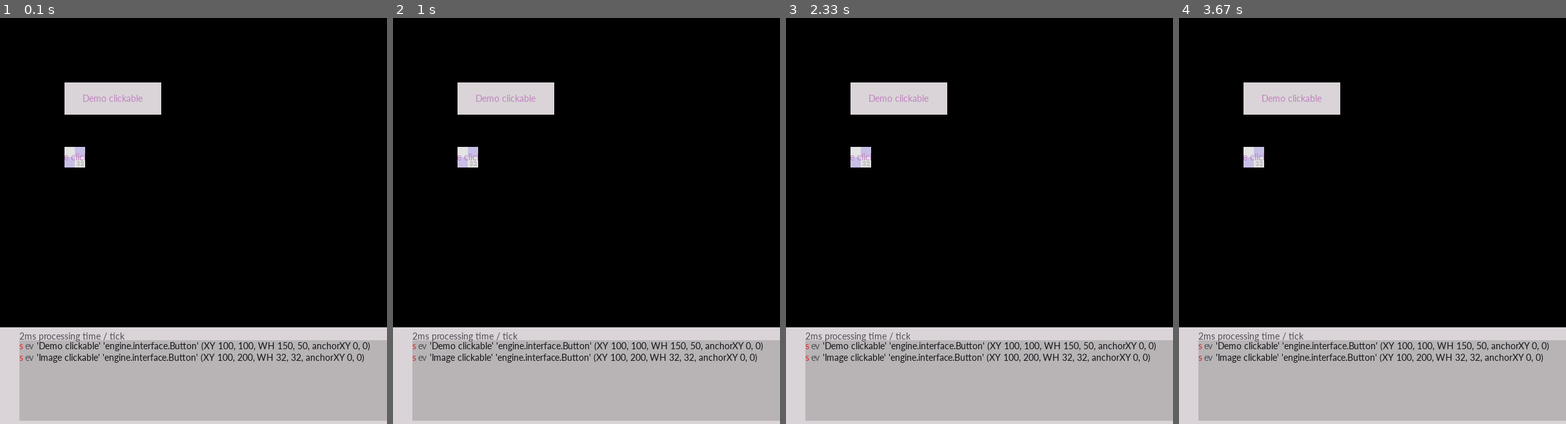
Above: before the commit, frames 1-4 (left to right).
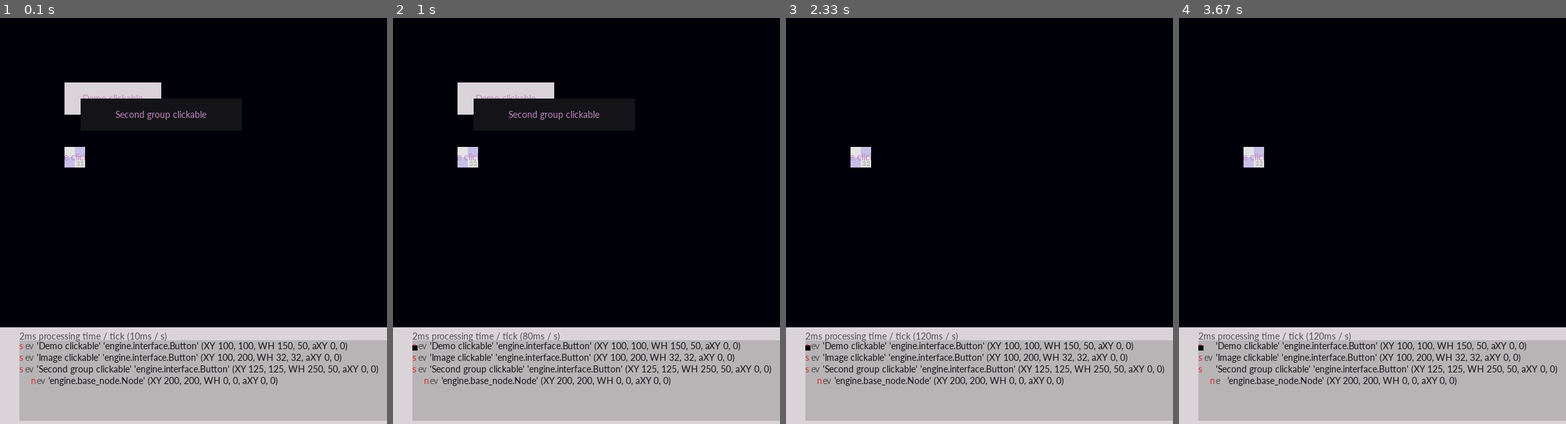
Above: after the commit, the same moments.

Repository: ageneric/pygame-engine-indev
Game: pygame game, started from main.py
Same seed, same stepped clock (60 frames per second), same inputs: the game is played once before the commit and once after it.
Inputs (mouse positions are in pixels of both pictures, inside the frame that each line leads up to):
- Up to frame 1 (0.1 s): no input
- Up to frame 2 (1 s): hold Shift 0.33-0.8 s; hold Tab from 0.83 s (still down)
- Up to frame 3 (2.33 s): release Tab at 1.3 s; click (898, 99) at 1.38 s; press the mouse at (948, 115) at 1.7 s; move the mouse to (952, 176) at 1.8 s; release the mouse at (956, 241) at 1.93 s; click (859, 156) at 2.05 s
- Up to frame 4 (3.67 s): hold Tab 2.33-2.8 s; press the mouse at (1252, 156) at 2.87 s; move the mouse to (1360, 172) at 2.97 s; release the mouse at (1469, 184) at 3.1 s; hold Tab 3.17-3.63 s

The runs differ from the first frame. In frame 1, 2.3% of the frame differs, in the area x 5-98%, y 19-91%; in frame 2, 2.3%; in frame 3, 3.3%, in the area x 5-98%, y 15-91%; in frame 4, 3.3%.

Commit message:
Update order and further button demos The update() method is now only called if the object is enabled, so the check does not need to be done in the function. Added further cases to the testing scene. Added a temporary method to stop rendering the tree tab, as it is currently inefficient.

Diff:
--- a/engine/base_node.py
+++ b/engine/base_node.py
@@ -7,14 +7,14 @@
     bottom = right = 1
 
 class NodeLocalProperties:
-    def __init__(self, parent, x, y, width=0, height=0, anchor_x=0, anchor_y=0, rotation=0, enabled=True, visible=True):
+    def __init__(self, parent, x, y, width=0, height=0, anchor_x=0, anchor_y=0, rotation=0, enabled=True, visible=1):
         self.parent = parent
         self.enabled = enabled
         self.visible = visible
         self.transform = Transform(x, y, width, height, anchor_x, anchor_y, rotation)
 
     @classmethod
-    def from_rect(cls, parent, rect, anchor_x=0, anchor_y=0, rotation=0, enabled=True, visible=True):
+    def from_rect(cls, parent, rect, anchor_x=0, anchor_y=0, rotation=0, enabled=True, visible=1):
         return cls(parent, rect.x, rect.y, rect.width, rect.height, anchor_x, anchor_y, rotation, enabled, visible)
 
 class Transform:
@@ -28,7 +28,7 @@
         self.rotation = rotation
 
     def __repr__(self) -> str:
-        return f'(XY {self.x}, {self.y}, WH {self.width}, {self.height}, anchorXY {self.anchor_x}, {self.anchor_y})'
+        return f'(XY {self.x}, {self.y}, WH {self.width}, {self.height}, aXY {self.anchor_x}, {self.anchor_y})'
 
     @classmethod
     def from_rect(cls, rect, anchor_x=0, anchor_y=0, rotation=0):
@@ -71,8 +71,8 @@
     def __init__(self, node_props: NodeLocalProperties):
         assert isinstance(node_props, NodeLocalProperties)
         self.parent = node_props.parent
-        self.enabled = node_props.enabled
         self.visible = node_props.visible
+        self._enabled = node_props.enabled
         self.transform = node_props.transform
         # For each property in local_properties, set this on the node
         # self.__dict__.update(local_properties.__dict__)
@@ -80,14 +80,13 @@
         self.nodes = []
 
     def update(self):
-        if self.enabled:
-            for child in self.nodes:
+        for child in self.nodes:
+            if child.enabled:
                 child.update()
 
     def draw(self, surface):
-        if self.visible:
-            for child in self.nodes:
-                child.draw(surface)
+        for child in self.nodes:
+            child.draw(surface)
 
     def add_child(self, child):
         self.nodes.append(child)
@@ -112,6 +111,21 @@
             child = self.nodes.pop(0)
             if child:
                 del child
+
+    @property
+    def enabled(self):
+        return self._enabled
+
+    @enabled.setter
+    def enabled(self, set_enable: bool):
+        self._enabled = set_enable
+        self.set_visible_on_self_and_all_children(int(set_enable))
+
+    def set_visible_on_self_and_all_children(self, set_visible):
+        if self.visible < 2:
+            self.visible = set_visible and self._enabled
+        for child in self.nodes:
+            child.set_visible_on_self_and_all_children(set_visible)
 
 
 class SpriteNode(pygame.sprite.DirtySprite, Node):
--- a/engine/base_scene.py
+++ b/engine/base_scene.py
@@ -14,16 +14,17 @@
         self.event_handlers = []
 
     def update(self):
-        for node in self.nodes:
-            node.update()
+        for child in self.nodes:
+            if child.enabled:
+                child.update()
 
     def draw(self):
         # TODO: screen fill default?
+        for child in self.nodes:
+            child.draw(self.screen)
+
         for group in self.groups:
             group.draw(self.screen)
-
-        for node in self.nodes:
-            node.draw(self.screen)
 
     def add_named_child(self, name: str, node):
         setattr(self, name, node)
--- a/engine/interface.py
+++ b/engine/interface.py
@@ -85,9 +85,6 @@
     def on_click(self):
         self.callback()
 
-    def update(self):
-        super().update()
-
     def draw(self, surface):
         if self.visible and self.dirty:
             if self.background_image:
--- a/main.py
+++ b/main.py
@@ -48,10 +48,15 @@
         else:
             events = pg.event.get()
             for event in events:
+                # Left shift: reload the scenes module and instantiate the scenes again
                 if event.type == pg.KEYDOWN and event.key == pg.K_LSHIFT:
                     # noinspection PyTypeChecker
                     reload(scenes)
                     scene, scene_detail = initialise_scenes(surf, surf_detail, FIRST_SCENE_NAME, DETAIL_SCENE_NAME)
+                # Tab: toggle the tree tab refresh (temporary)
+                if event.type == pg.KEYDOWN and event.key == pg.K_TAB:
+                    pg.draw.rect(scene_detail.tree_tab.image, (0, 0, 0), (0, 8, 8, 8))
+                    scene_detail.tree_tab.visible = int(not scene_detail.tree_tab.visible)
             scene.handle_events(events)
 
         # Update scene and display --
--- a/scenes.py
+++ b/scenes.py
@@ -22,19 +22,44 @@
     """Demo interface components and event handling."""
     def __init__(self, screen, clock):
         super().__init__(screen, clock)
-        self.group = pygame.sprite.Group()
+        self.background = pygame.Surface(self.display_size)
+        self.background.fill((0, 0, 8))
+        self.group = pygame.sprite.LayeredDirty()
 
         def callback():
             print('button click -> demo')
 
-        button = interface.Button(NodeLocalProperties(self, 100, 100, 150, 50),
-                                  'Demo clickable', callback, self.group, background=C_LIGHT)
+        self.button = interface.Button(NodeLocalProperties(self, 100, 100, 150, 50),
+                                       'Demo clickable', callback, self.group, background=C_LIGHT)
         image = pygame.image.load('Assets/Placeholder.png').convert()
-        button2 = interface.Button(NodeLocalProperties(self, 100, 200, 32, 32),
-                                   'Image clickable', callback, self.group, image=image)
-        self.event_handlers.append(button)
-        self.event_handlers.append(button2)
+        toggle_visible_button = interface.Button(NodeLocalProperties(self, 100, 200, 32, 32),
+                                                 'Image clickable', self.toggle_button, self.group,
+                                                 image=image)
+        self.event_handlers.append(self.button)
+        self.event_handlers.append(toggle_visible_button)
         self.groups.append(self.group)
+
+        self.group2 = pygame.sprite.LayeredDirty()
+
+        self.test_button = interface.Button(NodeLocalProperties(self, 125, 125, 250, 50),
+                                            'Second group clickable', callback, self.group,
+                                            background=C_DARK)
+        self.event_handlers.append(self.test_button)
+
+        self.test_node = Node(NodeLocalProperties(self.test_button, 200, 200))
+
+        self.groups.append(self.group2)
+
+    def draw(self):
+        for group in self.groups:
+            group.clear(self.screen, self.background)
+        # self.screen.fill((0, 0, 8))
+
+        super().draw()
+
+    def toggle_button(self):
+        self.button.enabled = not self.button.enabled
+        self.test_button.enabled = not self.test_button.enabled
 
     def handle_events(self, pygame_events):
         for event in pygame_events:
@@ -52,6 +77,7 @@
                                 self.group, None)
 
         self.groups.append(self.group)
+        self.recent_frames_ms = []
 
     def set_ref(self, ref):
         self.tree_tab.ref = ref
@@ -60,6 +86,11 @@
         self.screen.fill(C_LIGHT)
         super().draw()
 
-        message = f'{self.clock.get_rawtime()}ms processing time / tick'
+        rawtime = self.clock.get_rawtime()
+        self.recent_frames_ms.append(rawtime)
+        if len(self.recent_frames_ms) > FPS:
+            self.recent_frames_ms.pop(0)
+
+        message = f'{rawtime}ms processing time / tick ({sum(self.recent_frames_ms)}ms / s)'
         text.draw(self.screen, message, (30, 5),
                   color=C_DARK_ISH, justify=(False, False))
--- a/tree_tab.py
+++ b/tree_tab.py
@@ -4,13 +4,14 @@
 from engine.base_node import Node, SpriteNode, Transform
 from constants import C_LIGHT, C_DARK, C_RED, C_LIGHT_ISH, C_DARK_ISH
 
+# TODO: optimise TreeTab display to not re-render labels for nodes that did not change
+
 class TreeTab(SpriteNode):
     def __init__(self, node_props, group=None, ref=None):
         super(TreeTab, self).__init__(node_props, group, fill_color=C_LIGHT_ISH)
         self.ref = ref
 
-    def draw(self, scene):
-        self.dirty = 1
+    def draw(self, screen):
         if self.dirty and self.ref is not None and self.visible:
             self.image.fill(C_LIGHT_ISH)
             self.recursive_draw(self.ref)
@@ -31,8 +32,8 @@
             if getattr(child, 'message', None):
                 message = repr(getattr(child, 'message')) + " " + message
 
-            engine.text.draw(self.image, symbol, (level*18, flat_index*18), color=C_RED)
-            engine.text.draw(self.image, state, (level*18 + 9, flat_index*18), color=C_DARK_ISH)
+            engine.text.draw(self.image, symbol, (level*18, flat_index*18), color=C_RED, static=True)
+            engine.text.draw(self.image, state, (level*18 + 9, flat_index*18), color=C_DARK_ISH, static=True)
             engine.text.draw(self.image, message, (level*18 + 27, flat_index*18), color=C_DARK)
             flat_index += 1
             flat_index += self.recursive_draw(child.nodes, level + 1, flat_index)
